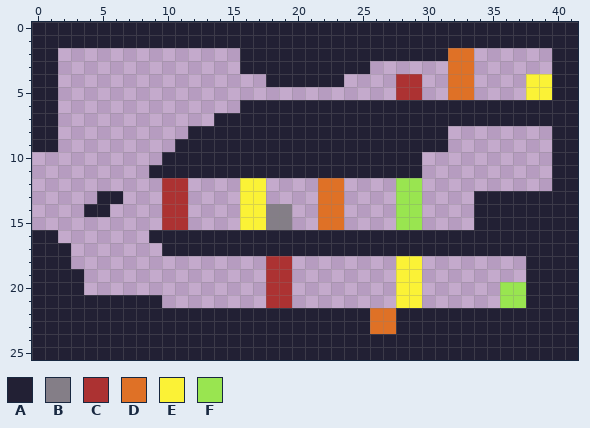
Pixel-art file -- Content/Maps/3-3.ase. Above is the file before it was changed.
42x26 pixels, 1 frame.
Visible layers, top first: "Layer 1", "Layer 2".
Palette (. is transparent): A #222034  B #847e87  C #ac3232  D #df7126  E #fbf236  F #99e550
Pixels before, first column x 0:
 0 AAAAAAAAAAAAAAAAAAAAAAAAAAAAAAAAAAAAAAAAAA
 1 AAAAAAAAAAAAAAAAAAAAAAAAAAAAAAAAAAAAAAAAAA
 2 AA..............AAAAAAAAAAAAAAAADD......AA
 3 AA..............AAAAAAAAAA......DD......AA
 4 AA................AAAAAA....CC..DD....EEAA
 5 AA..........................CC..DD....EEAA
 6 AA..............AAAAAAAAAAAAAAAAAAAAAAAAAA
 7 AA............AAAAAAAAAAAAAAAAAAAAAAAAAAAA
 8 AA..........AAAAAAAAAAAAAAAAAAAA........AA
 9 AA.........AAAAAAAAAAAAAAAAAAAAA........AA
10 ..........AAAAAAAAAAAAAAAAAAAA..........AA
11 .........AAAAAAAAAAAAAAAAAAAAA..........AA
12 ..........CC....EE....DD....FF..........AA
13 .....AA...CC....EE....DD....FF....AAAAAAAA
14 ....AA....CC....EEBB..DD....FF....AAAAAAAA
15 ..........CC....EEBB..DD....FF....AAAAAAAA
16 AA.......AAAAAAAAAAAAAAAAAAAAAAAAAAAAAAAAA
17 AAA.......AAAAAAAAAAAAAAAAAAAAAAAAAAAAAAAA
18 AAA...............CC........EE........AAAA
19 AAAA..............CC........EE........AAAA
20 AAAA..............CC........EE......FFAAAA
21 AAAAAAAAAA........CC........EE......FFAAAA
22 AAAAAAAAAAAAAAAAAAAAAAAAAADDAAAAAAAAAAAAAA
23 AAAAAAAAAAAAAAAAAAAAAAAAAADDAAAAAAAAAAAAAA
24 AAAAAAAAAAAAAAAAAAAAAAAAAAAAAAAAAAAAAAAAAA
25 AAAAAAAAAAAAAAAAAAAAAAAAAAAAAAAAAAAAAAAAAA
The result:
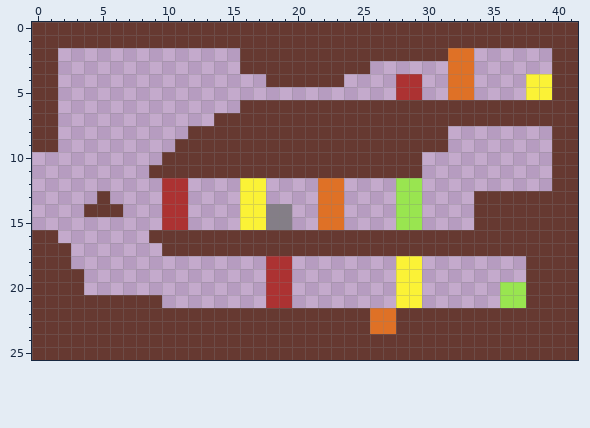
Message: Changed tileset used for 3-3
Changes in this commit:
colour A: #222034 -> #663931
Layer "Layer 1":
y 13: x 6 A -> .
y 14: x 6 . -> A
Where, in picture pixels (left, top, right, bottom), the same in both pictures:
changed: (32, 22, 578, 360)
